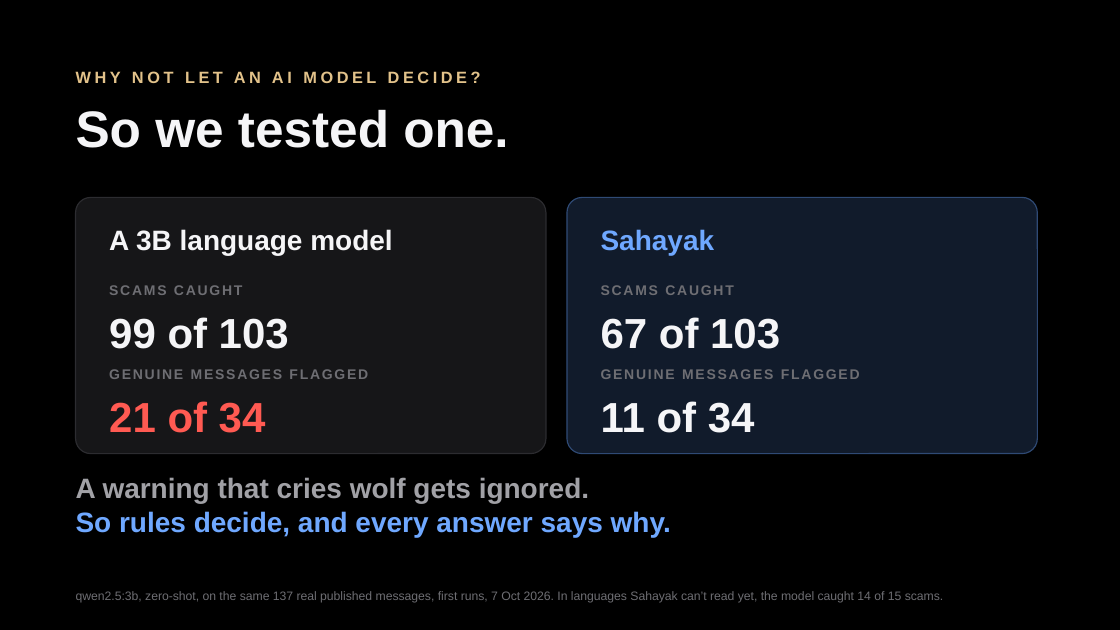
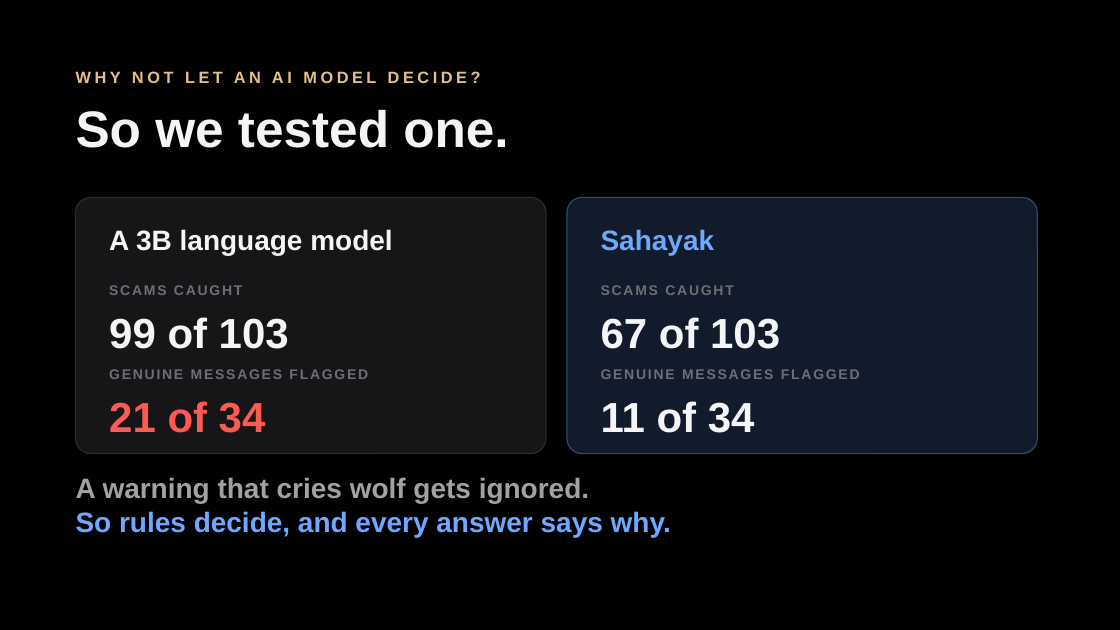
Before and after one commit to ishmiit/Sahayak, a slide deck: slide 8 of docs/deck/Sahayak_Keynote_v5.pptx. Drawn at 1120x630 pixels with LibreOffice and Linux fonts; fonts in the diff are those of the drawing. Boxes give left, top, right and bottom in pixels: in the first picture for what was removed or moved away, otherwise in the second. Text is boxed around its words. In the diff, an @@ line names an element or a change of style, - is before the commit and + after.

```diff
--- a/docs/deck/Sahayak_Keynote_v5.pptx
+++ b/docs/deck/Sahayak_Keynote_v5.pptx
@@ text removed at (x1=76, y1=591, x2=944, y2=603) @@
-qwen2.5:3b, zero-shot, on the same 137 real published messages, first runs, 7 Oct 2026. In languages Sahayak can’t read yet, the model caught 14 of 15 scams.
```
Also in this commit, not shown: 10 other slides changed, 3 other files.
